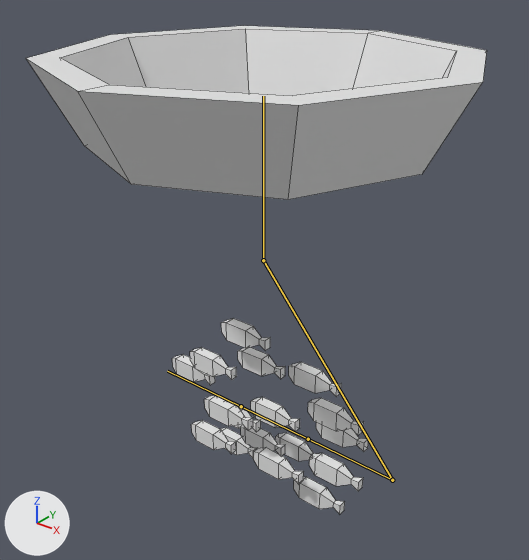
What one commit did to the Blender file Assets/Raw/smallfish.blend.
The view is the same before and after, from a 50 mm camera at (1.027, -1.28, 0.742) aimed at (-0.014, 0.021, -0.064). Lighting does not change. The marker at lower left points along +X, +Y and +Z. The bones that bend it are drawn over the model as lines. Mesh edges are drawn as thin lines.

Names of what the first picture shows: 'Ring', 'SmallFish'.
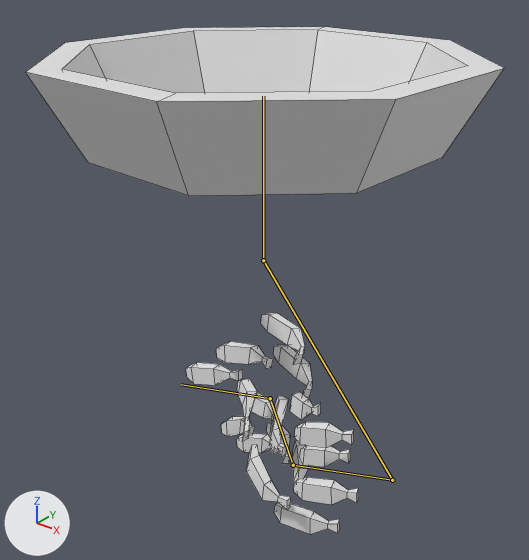
The newer file adds an action. The first version stands in its rest pose; the second is drawn at frame 60 of the action 'Idle'.

Location of each change, [x1, y1, x2, y2] in pixels of the pictures (529 x 560 px):
'Ring', posed
    before: [26, 26, 487, 200]
    after: [26, 27, 504, 196]
'SmallFish', posed (13% narrower, 13% taller)
    before: [172, 318, 369, 514]
    after: [186, 313, 358, 534]
bone 'Swim1', root to tip
    before: (392, 480) to (308, 439)
    after: (392, 480) to (293, 465)
bone 'Swim2', root to tip
    before: (308, 439) to (241, 406)
    after: (293, 465) to (270, 398)
bone 'Swim3', root to tip
    before: (241, 406) to (167, 371)
    after: (270, 398) to (181, 384)

The change, as a list of edits to the scene's bpy script:
```text
Change bone_ring:
    where bone_ring = bpy.data.objects['Armature'].pose.bones['Ring']
    bone_ring.rotation_quaternion: (1.0, 0.0, 0.0, 0.0) -> (-0.2, 0.0, 1.2, 0.0)  # degrees (0, 0, 0) -> degrees (0, -161, 0)
Change bone_swim1:
    where bone_swim1 = bpy.data.objects['Armature'].pose.bones['Swim1']  # child of 'Base'
    bone_swim1.rotation_quaternion: (1.0, 0.0, 0.0, 0.0) -> (0.983, -0.04, 0.016, 0.18)  # degrees (0, 0, 0) -> degrees (-4, 3, 21)
Change bone_swim2:
    where bone_swim2 = bpy.data.objects['Armature'].pose.bones['Swim2']  # child of 'Swim1'
    bone_swim2.rotation_quaternion: (1.0, 0.0, 0.0, 0.0) -> (0.866, 0.202, 0.059, -0.454)  # degrees (0, 0, 0) -> degrees (18, 17, -53)
Change bone_swim3:
    where bone_swim3 = bpy.data.objects['Armature'].pose.bones['Swim3']  # child of 'Swim2'
    bone_swim3.rotation_quaternion: (1.0, 0.0, 0.0, 0.0) -> (0.888, -0.223, -0.073, 0.395)  # degrees (0, 0, 0) -> degrees (-27, 3, 47)
```
